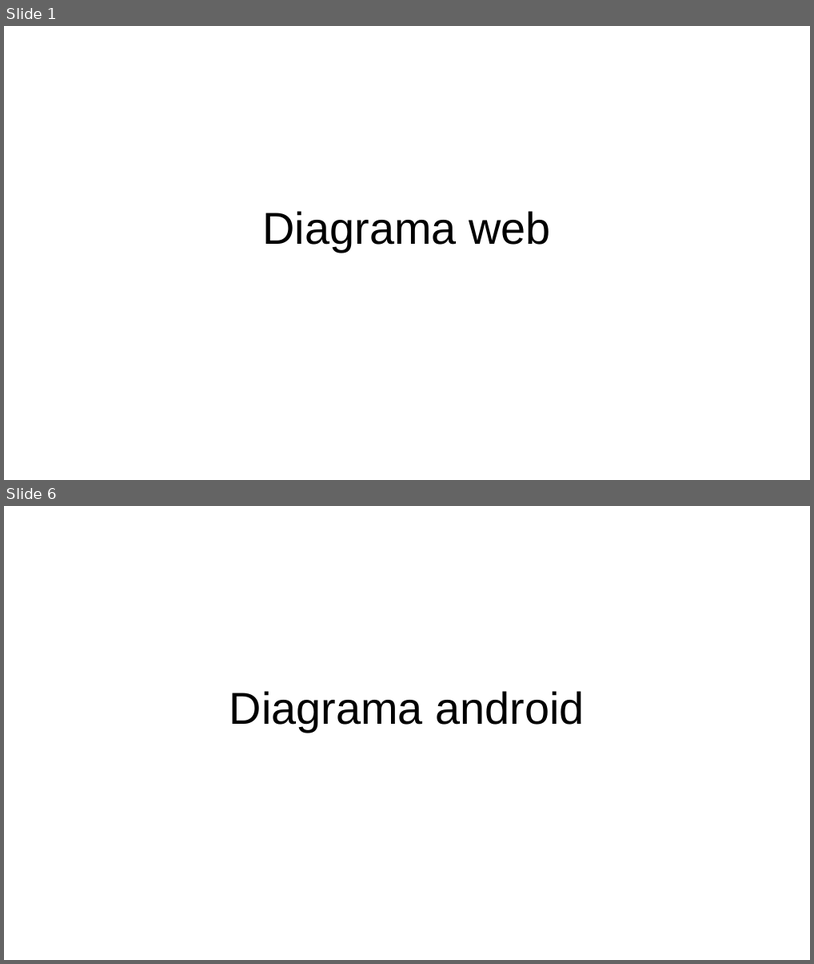
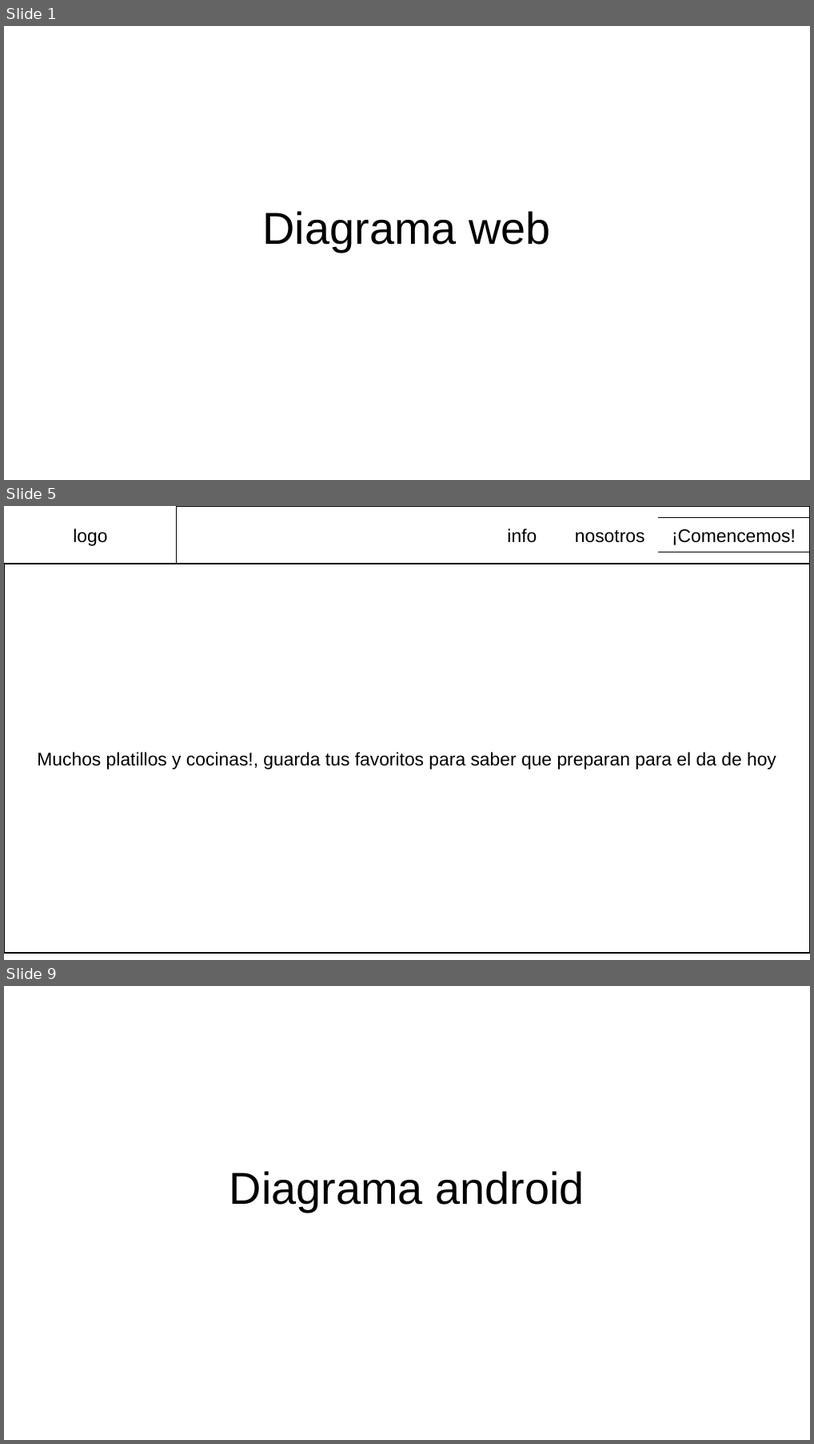
Before and after one commit to LuzMir11/KGuisadoCompradores, a slide deck: disenio/interface.odp. Shown one above the other, each under a label of ours: slides 1 and 6 before the commit, slides 1, 5 and 9 after it; the slides between them are not shown. The pictures are 814x964 and 814x1444 pixels, drawn with LibreOffice and Linux fonts; fonts in the diff are those of the drawing. Boxes give left, top, right and bottom in pixels: in the first picture for what was removed or moved away, otherwise in the second. Text is boxed around its words. In the diff, an @@ line names an element or a change of style, - is before the commit and + after.

```diff
--- a/disenio/interface.odp
+++ b/disenio/interface.odp
@@ slide 5 added at (x1=4, y1=506, x2=810, y2=960), background #FFFFFF @@
@@ rectangle added at (x1=4, y1=506, x2=810, y2=564), fill #FFFFFF, outline #000000 1.5 pt @@
@@ rectangle added at (x1=4, y1=506, x2=177, y2=564), fill #FFFFFF, outline #000000 0 pt, 18 pt, text #000000 @@
+logo
@@ rectangle added at (x1=497, y1=518, x2=549, y2=552), fill #FFFFFF, outline #FFFFFF 0 pt, 18 pt, text #000000 @@
+info
@@ rectangle added at (x1=563, y1=518, x2=658, y2=552), fill #FFFFFF, outline #FFFFFF 0 pt, 18 pt, text #000000 @@
+nosotros
@@ rectangle added at (x1=658, y1=518, x2=810, y2=552), fill #FFFFFF, outline #000000 0 pt, 18 pt, text #000000 @@
+¡Comencemos!
@@ rectangle added at (x1=4, y1=564, x2=810, y2=952), fill #FFFFFF, outline #000000 1.5 pt, 18 pt, text #000000 @@
+Muchos platillos y cocinas!, guarda tus favoritos para saber que preparan para el da de hoy
@@ what was slide 6 is now slide 9 @@
```
Also in this commit, not shown: 2 slides changed, 4 other slides added, 2 slides removed, 21 other files.
